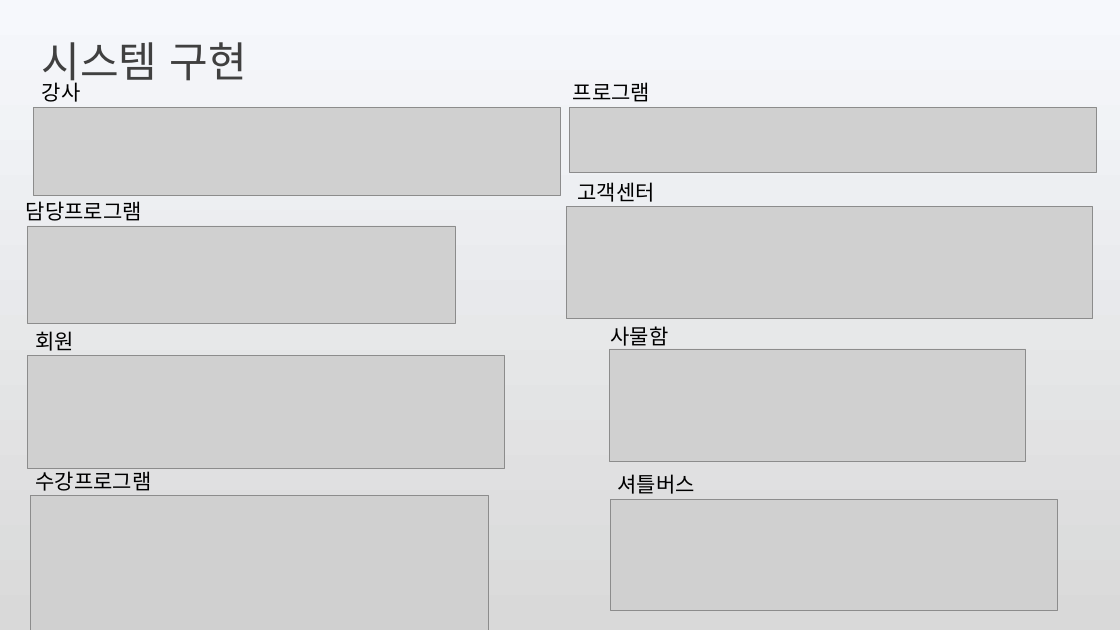
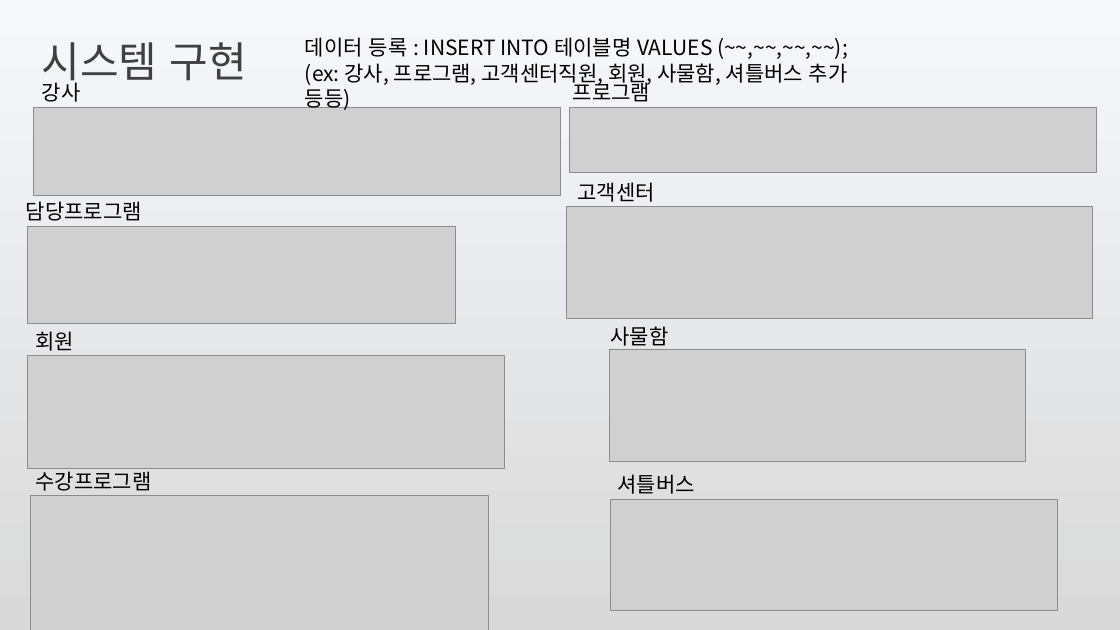
Before and after one commit to eugyeong/db202002, a slide deck: slide 6 of 텀프로젝트/텀프로젝트_최종/텀프로젝트_발표_2017112085_이유경.pptx. Drawn at 1120x630 pixels with LibreOffice and Linux fonts; fonts in the diff are those of the drawing; grey boxes stand for pictures. Boxes give left, top, right and bottom in pixels: in the first picture for what was removed or moved away, otherwise in the second. Text is boxed around its words. In the diff, an @@ line names an element or a change of style, - is before the commit and + after.

```diff
--- a/텀프로젝트/텀프로젝트_최종/텀프로젝트_발표_2017112085_이유경.pptx
+++ b/텀프로젝트/텀프로젝트_최종/텀프로젝트_발표_2017112085_이유경.pptx
@@ text added at bbox=[305, 37, 848, 86], 18 pt, text #000000 @@
+데이터 등록 : INSERT INTO 테이블명 VALUES (~~,~~,~~,~~);
+(ex: 강사, 프로그램, 고객센터직원, 회원, 사물함, 셔틀버스 추가 등등)
```
Also in this commit, not shown: 2 other slides changed, 1 slide added.
